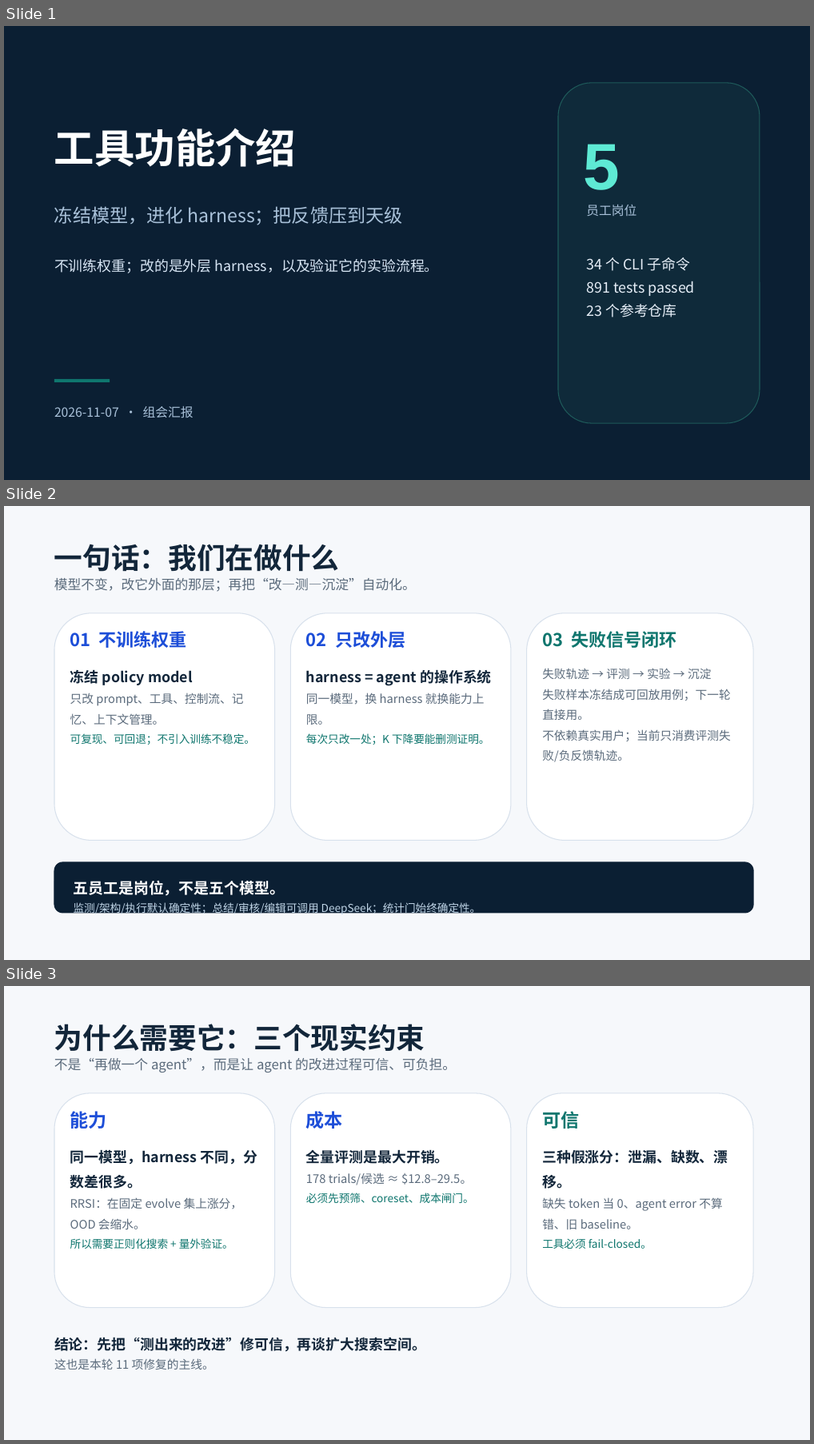
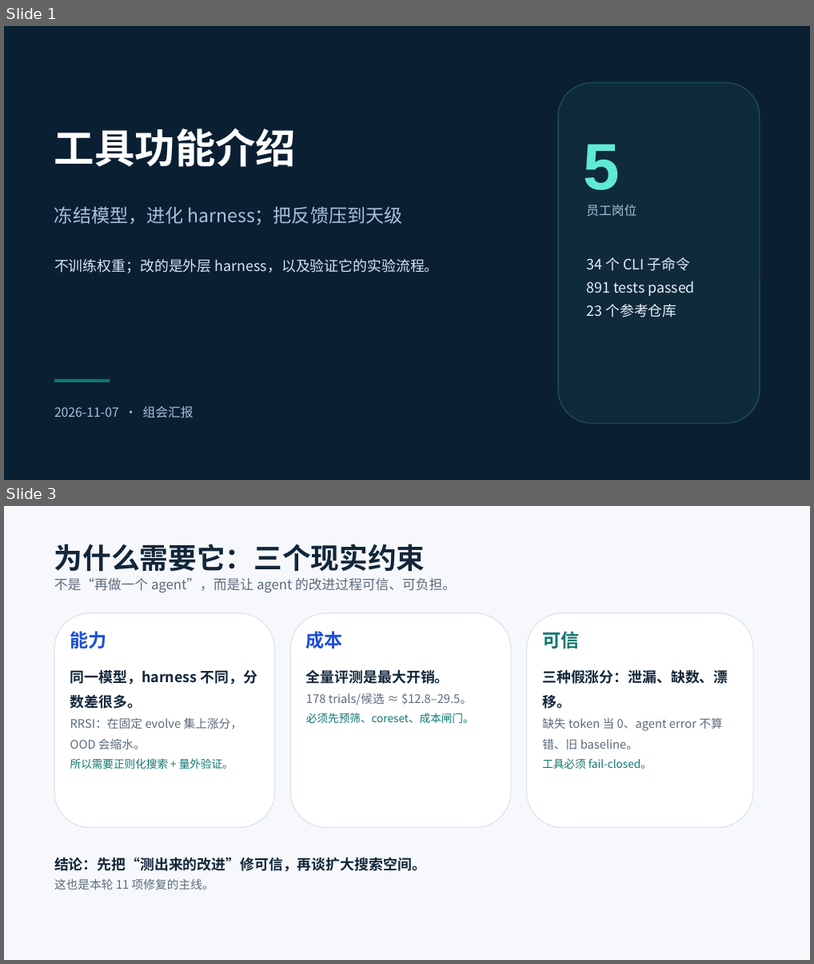
Before and after one commit to Molight1007/zigaijin, a slide deck: 论文准备/组会_20261107/工具功能介绍_20261107_组会.pptx. Shown one above the other, each under a label of ours: slides 1, 2 and 3 before the commit, slides 1 and 3 after it; the slides between them are not shown. The pictures are 814x1444 and 814x964 pixels, drawn with LibreOffice and Linux fonts; fonts in the diff are those of the drawing. Boxes give left, top, right and bottom in pixels: in the first picture for what was removed or moved away, otherwise in the second. Text is boxed around its words. In the diff, an @@ line names an element or a change of style, - is before the commit and + after.

```diff
--- a/论文准备/组会_20261107/工具功能介绍_20261107_组会.pptx
+++ b/论文准备/组会_20261107/工具功能介绍_20261107_组会.pptx
@@ slide 2 removed at [4, 506, 810, 960], background #F6F8FB @@
@@ text removed at [54, 544, 340, 572] @@
-一句话：我们在做什么
@@ text removed at [54, 578, 416, 592] @@
-模型不变，改它外面的那层；再把“改—测—沉淀”自动化。
@@ rounded rectangle removed at [54, 613, 275, 840] @@
@@ rounded rectangle removed at [290, 613, 511, 840] @@
@@ rounded rectangle removed at [527, 613, 754, 840] @@
@@ text removed at [70, 631, 187, 648] @@
-01 不训练权重
@@ text removed at [306, 631, 406, 648] @@
-02 只改外层
@@ text removed at [542, 631, 677, 648] @@
-03 失败信号闭环
@@ text removed at [70, 670, 255, 744] @@
-冻结 policy model
-只改 prompt、工具、控制流、记忆、上下文管理。
-可复现、可回退；不引入训练不稳定。
@@ text removed at [306, 670, 491, 744] @@
-harness = agent 的操作系统
-同一模型，换 harness 就换能力上限。
-每次只改一处；K 下降要能删测证明。
@@ text removed at [542, 668, 731, 762] @@
-失败轨迹 → 评测 → 实验 → 沉淀
-失败样本冻结成可回放用例；下一轮直接用。
-不依赖真实用户；当前只消费评测失败/负反馈轨迹。
@@ rounded rectangle removed at [54, 862, 754, 912] @@
@@ text removed at [74, 880, 482, 915] @@
-五员工是岗位，不是五个模型。
-监测/架构/执行默认确定性；总结/审核/编辑可调用 DeepSeek；统计门始终确定性。
```
Also in this commit, not shown: 2 slides added, 1 other file.
